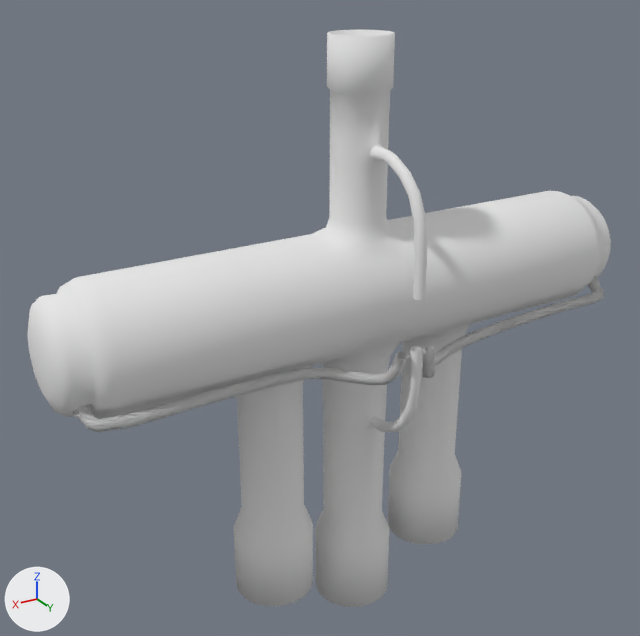
One commit to the Blender file vl.vlabs.com.ua/models/hvac/reversingValveEF17BZ251/reversingValveEF17BZ251.blend: the scene before it, then after it.
Camera for both pictures: a 50 mm camera at (0.16, 0.241, 0.113) aimed at (0.014, -0.001, -0.008). The axes (+X, +Y, +Z) are drawn at lower left. The lights are the same throughout.

Objects in the first picture: 'reversingValveEF17BZ251Tube'.
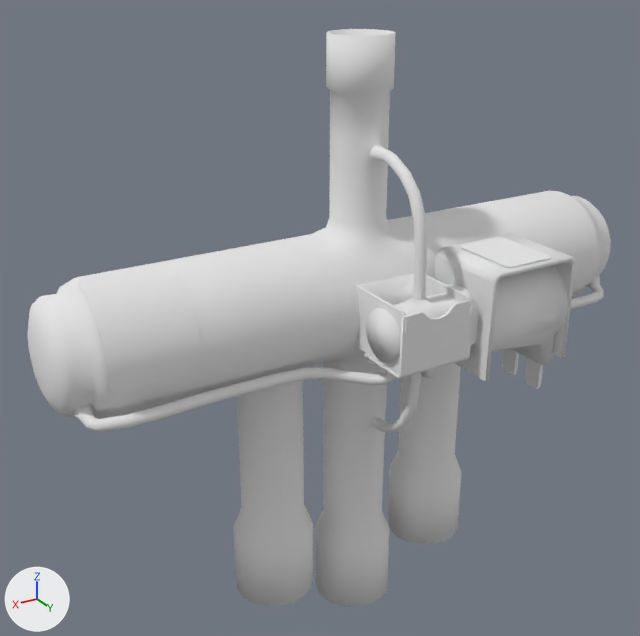
Edits to the bpy script that builds the scene:
```text
Change me_reversingvalveef17bz251tubegeometry:
    used by ob_reversingvalveef17bz251tube; location = (0.0, -0.0002, 0.0)
    remove me_reversingvalveef17bz251tubegeometry.from_pydata(...)  # 3462 vertices, 3633 faces; spans x -0.111..0.111, y -0.022..0.038, z -0.127..0.086
    add me_reversingvalveef17bz251tubegeometry.from_pydata(...)  # 2742 vertices, 2960 faces; spans x -0.111..0.111, y -0.022..0.038, z -0.127..0.086
    me_reversingvalveef17bz251tubegeometry part 1: the loose piece of 368 vertices spanning x -0.106..-0.004, y 0.01..0.037, z -0.024..-0.009 is deleted
    me_reversingvalveef17bz251tubegeometry part 2: 77 vertices moved from x -0.105..0.103, y 0.011..0.036, z -0.024..-0.009 to x -0.106..0.103, y 0.011..0.036, z -0.024..-0.009; 362 vertices removed from x -0.106..0.106, y 0.011..0.038, z -0.022..-0.009; 10 vertices added at x -0.106..-0.1, y 0.011..0.016, z -0.016..-0.013
Change ob_reversingvalveef17bz251smallvalvefixture:
    remove ob_reversingvalveef17bz251smallvalvefixture.hide_viewport = True
Change ob_reversingvalveef17bz251coilfixture:
    remove ob_reversingvalveef17bz251coilfixture.hide_viewport = True
Change ob_reversingvalveef17bz251coil:
    remove ob_reversingvalveef17bz251coil.hide_viewport = True
Change ob_reversingvalveef17bz251coillabel:
    remove ob_reversingvalveef17bz251coillabel.hide_viewport = True
Change ob_reversingvalveef17bz251smallvalvecylinder:
    remove ob_reversingvalveef17bz251smallvalvecylinder.hide_viewport = True
```

Pixel boxes (x1, y1, x2, y2) of what changed, in the pictures (640 x 636 px):
'reversingValveEF17BZ251Tube', reshaped: before (28, 30, 611, 607); after (28, 29, 611, 607)
'reversingValveEF17BZ251SmallValveFixture', shown: after (355, 273, 474, 379)
'reversingValveEF17BZ251Coil', shown: after (491, 265, 568, 389)
'reversingValveEF17BZ251CoilFixture', shown: after (435, 233, 576, 382)
'reversingValveEF17BZ251SmallValveCylinder', shown: after (366, 284, 479, 363)
'reversingValveEF17BZ251CoilLabel', shown: after (460, 237, 551, 267)
part 1 of me_reversingvalveef17bz251tubegeometry, deleted: before (421, 276, 604, 378)
part 2 of me_reversingvalveef17bz251tubegeometry, cut back: before (73, 274, 600, 432); after (97, 275, 603, 432)
'reversingValveEF17BZ251Label', unchanged, uncovered by the edit: after (78, 264, 203, 392)
